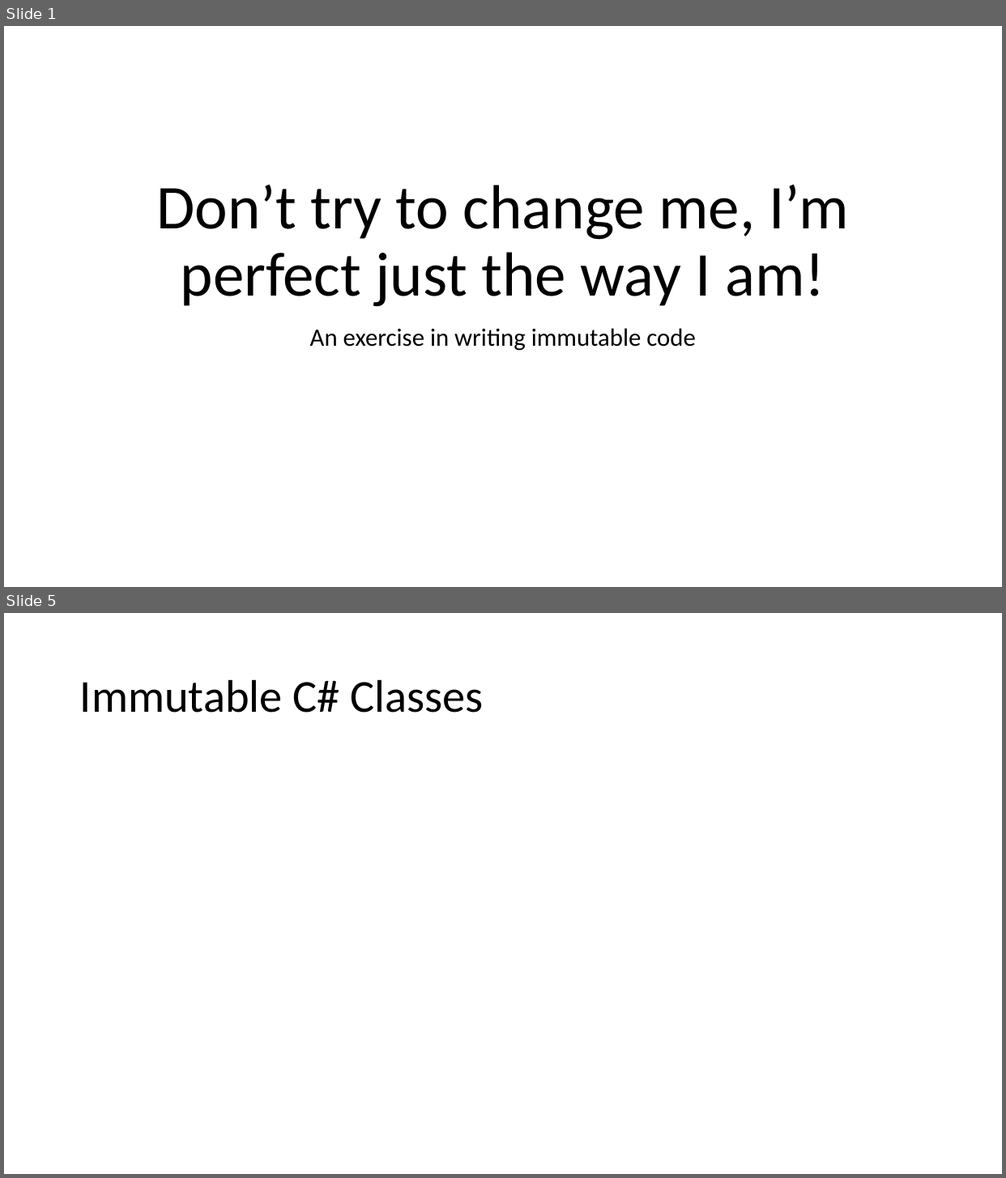
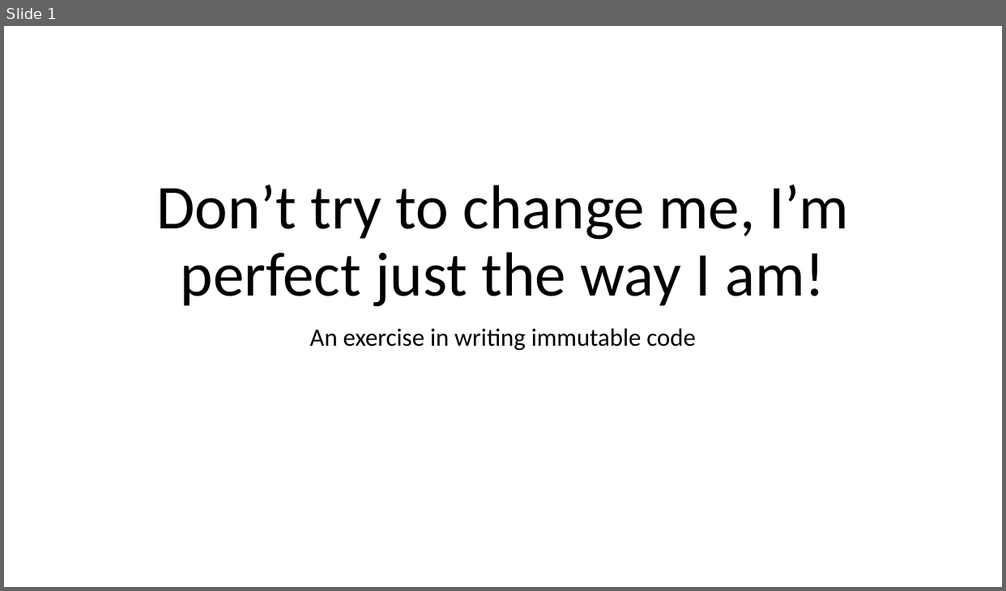
Before and after one commit to relentless/ImmutabilityDojo, a slide deck: Immutability Dojo.pptx. Shown one above the other, each under a label of ours: slides 1 and 5 before the commit, slide 1 after it; the slides between them are not shown. The pictures are 1006x1178 and 1006x591 pixels, drawn with LibreOffice and Linux fonts; fonts in the diff are those of the drawing. Boxes give left, top, right and bottom in pixels: in the first picture for what was removed or moved away, otherwise in the second. Text is boxed around its words. In the diff, an @@ line names an element or a change of style, - is before the commit and + after.

```diff
--- a/Immutability Dojo.pptx
+++ b/Immutability Dojo.pptx
@@ slide 5 removed at (4, 613, 1002, 1174), background #FFFFFF @@
@@ title removed at (80, 679, 483, 713) @@
-Immutable C# Classes
```
Also in this commit, not shown: 3 slides changed, 4 slides added, 1 other slide removed, 1 other file.
